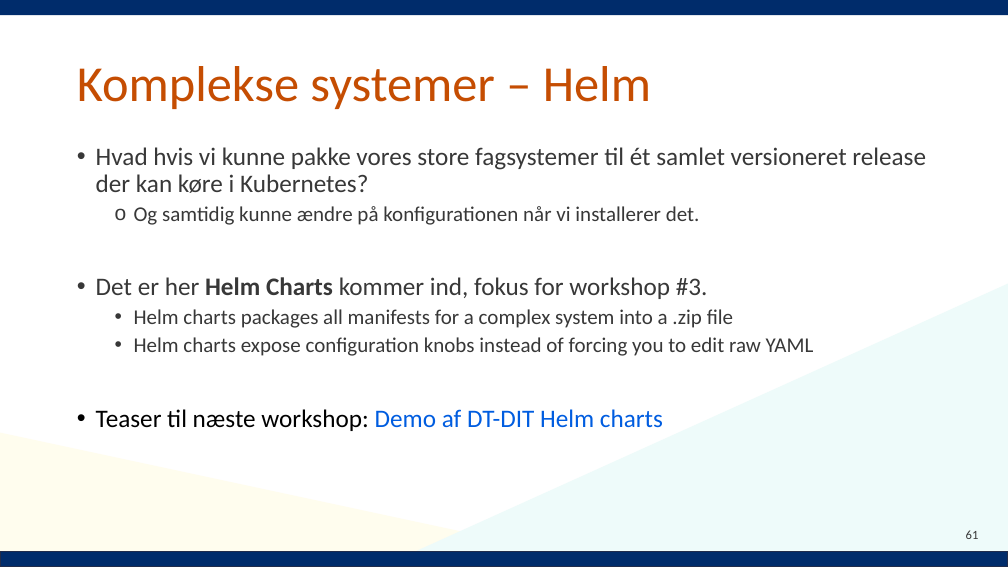
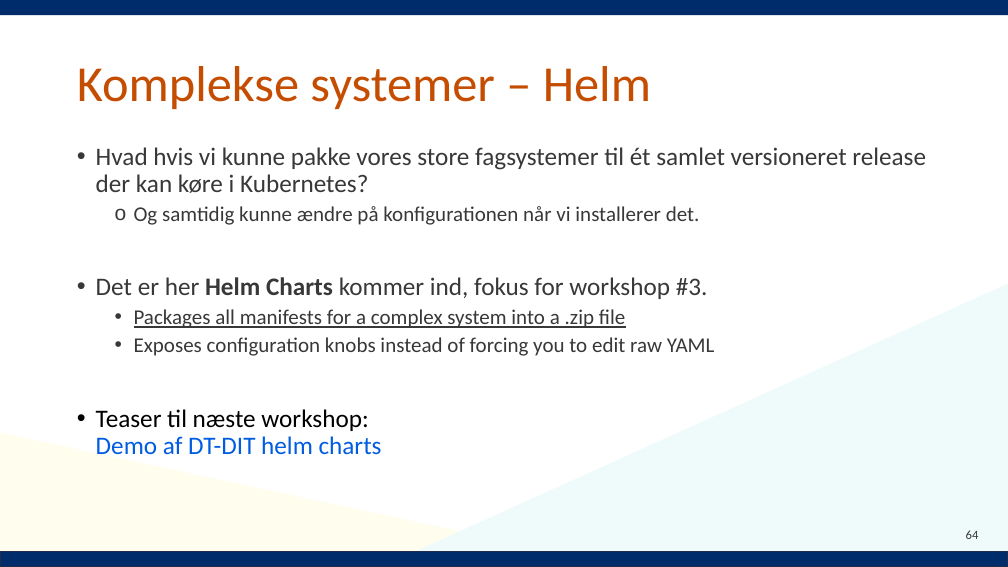
Before and after one commit to Notalib/workshop-kubernetes, a slide deck: slide 64 of Kubernetes_workshop.pptx (slide 61 before the commit). Drawn at 1008x567 pixels with LibreOffice and Linux fonts; fonts in the diff are those of the drawing; background and template pictures are left out. Boxes give left, top, right and bottom in pixels: in the first picture for what was removed or moved away, otherwise in the second. Text is boxed around its words. In the diff, an @@ line names an element or a change of style, - is before the commit and + after.

```diff
--- a/Kubernetes_workshop.pptx
+++ b/Kubernetes_workshop.pptx
@@ text at (x1=96, y1=309, x2=715, y2=455): text changed @@
-  • Helm charts packages all manifests for a complex system into a .zip file
-  • Helm charts expose configuration knobs instead of forcing you to edit raw YAML
-• Teaser til næste workshop: Demo af DT-DIT Helm charts
+  • Packages all manifests for a complex system into a .zip file
+  • Exposes configuration knobs instead of forcing you to edit raw YAML
+• Teaser til næste workshop:
+  Demo af DT-DIT helm charts
@@ page number at (x1=966, y1=530, x2=979, y2=539): text changed @@
-61
+64
```
Also in this commit, not shown: 37 other slides changed, 4 slides added, 1 slide removed.
